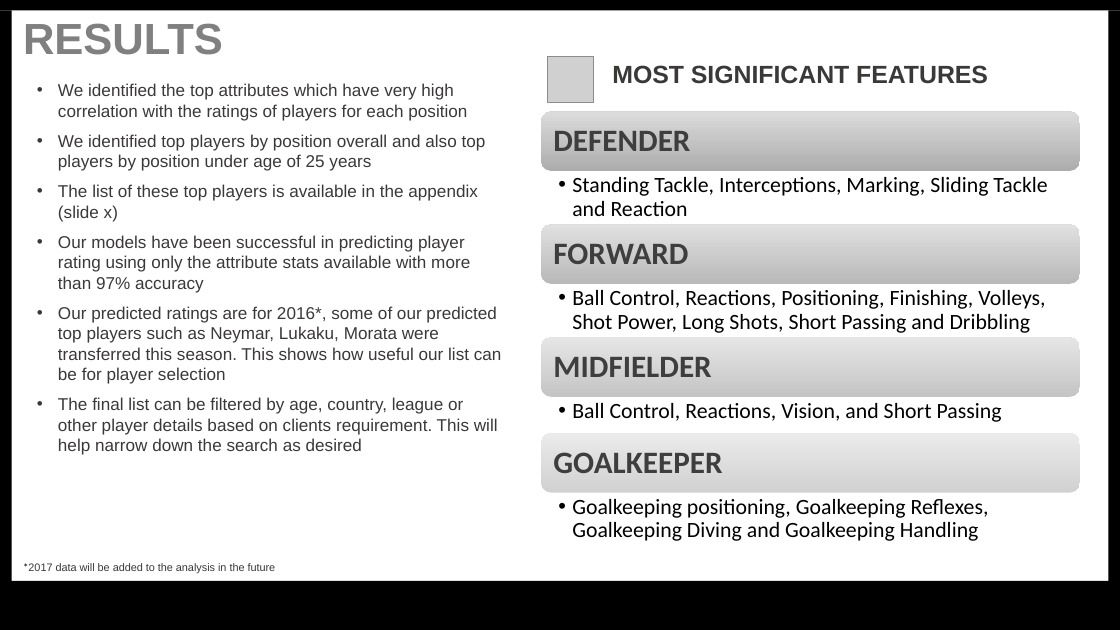
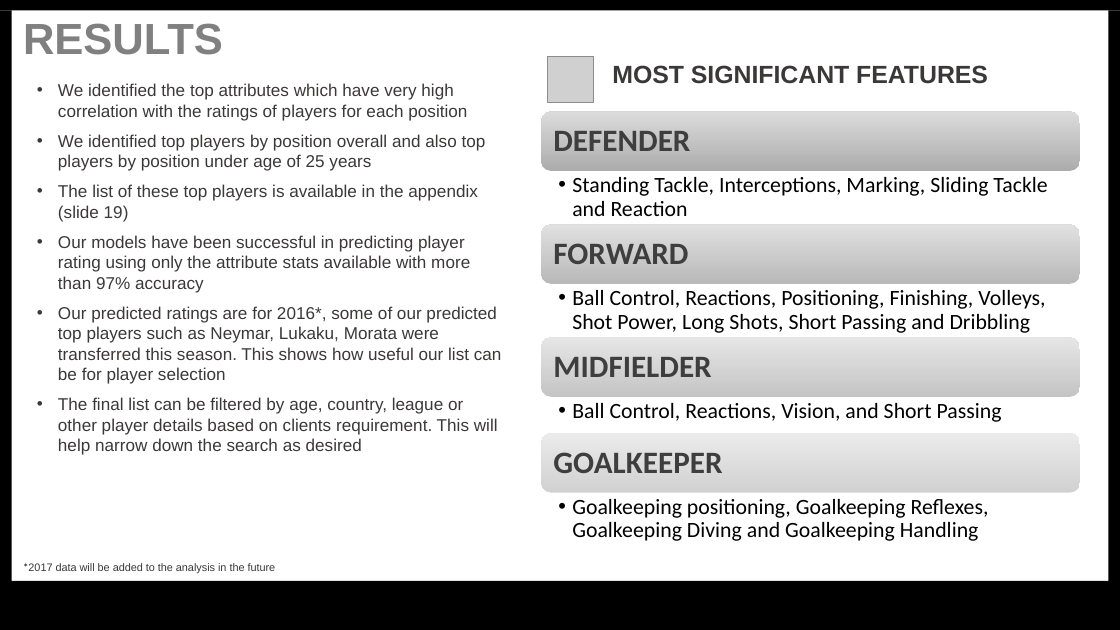
Before and after one commit to ruhama-ahale/soccer_project, a slide deck: slide 14 of Capstone_Final_Report/capstone_project_slide_soccer.pptx. Drawn at 1120x630 pixels with LibreOffice and Linux fonts; fonts in the diff are those of the drawing; grey boxes stand for pictures. Boxes give left, top, right and bottom in pixels: in the first picture for what was removed or moved away, otherwise in the second. Text is boxed around its words. In the diff, an @@ line names an element or a change of style, - is before the commit and + after.

```diff
--- a/Capstone_Final_Report/capstone_project_slide_soccer.pptx
+++ b/Capstone_Final_Report/capstone_project_slide_soccer.pptx
@@ text at (x1=58, y1=184, x2=478, y2=222): text changed @@
-• The list of these top players is available in the appendix (slide x)
+• The list of these top players is available in the appendix (slide 19)
```
Also in this commit, not shown: 4 other slides changed, 5 other files.
